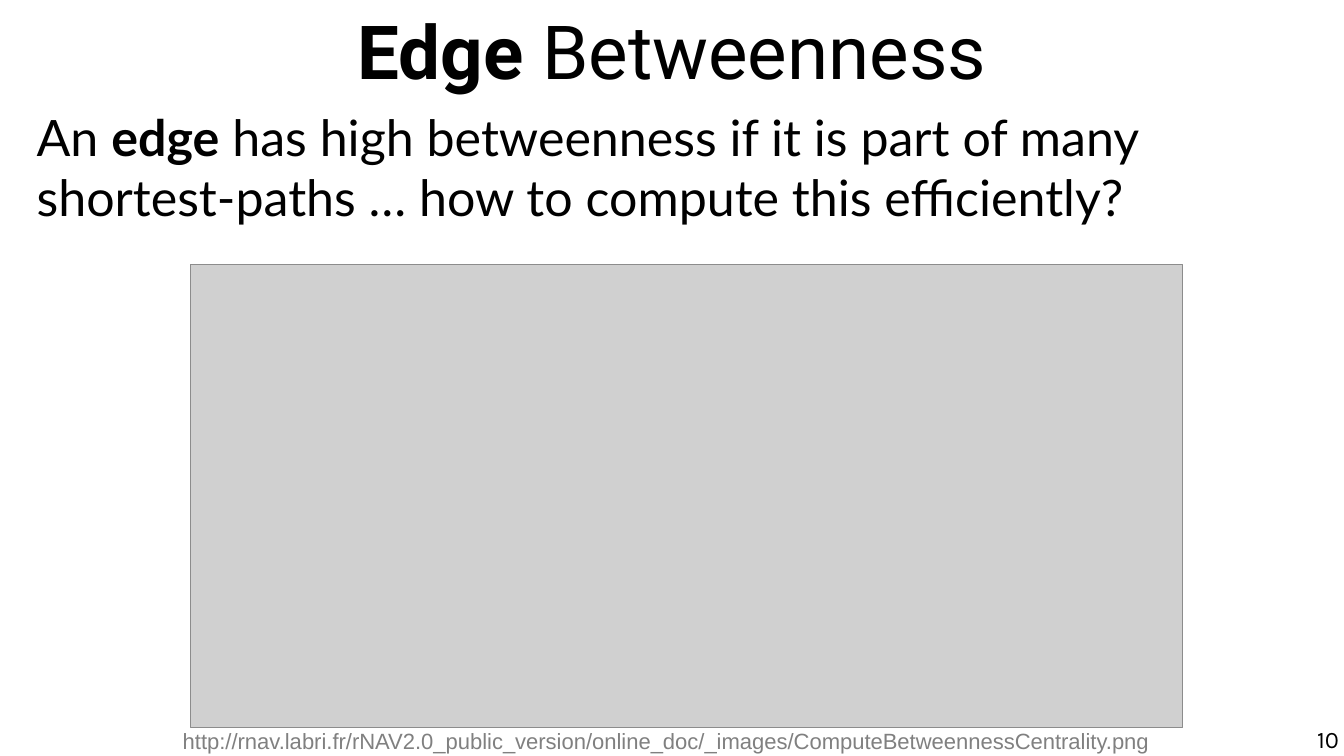
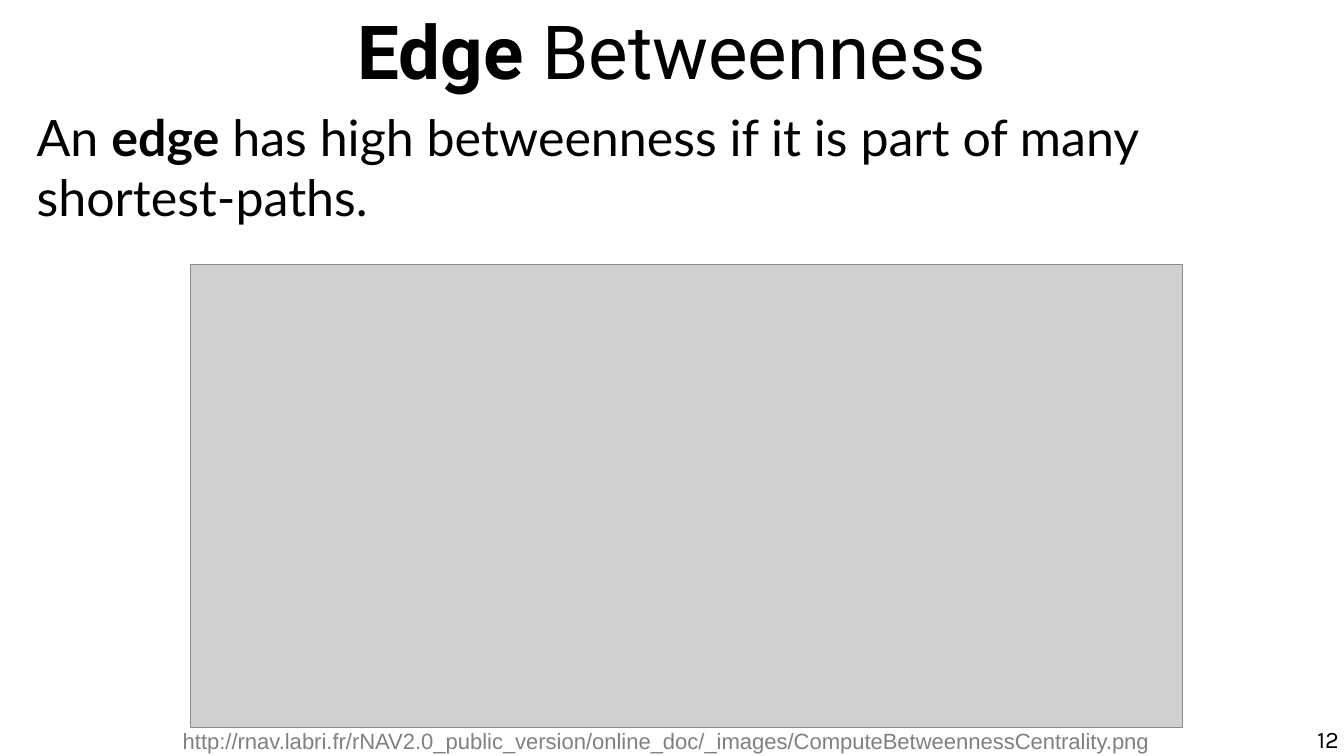
Before and after one commit to chatox/networks-science-course, a slide deck: slide 12 of theory/odp/tt07-betweenness.odp (slide 10 before the commit). Drawn at 1344x756 pixels with LibreOffice and Linux fonts; fonts in the diff are those of the drawing; grey boxes stand for pictures. Boxes give left, top, right and bottom in pixels: in the first picture for what was removed or moved away, otherwise in the second. Text is boxed around its words. In the diff, an @@ line names an element or a change of style, - is before the commit and + after.

Commit message:
Node betweenness exercise

```diff
--- a/theory/odp/tt07-betweenness.odp
+++ b/theory/odp/tt07-betweenness.odp
@@ text at box(37, 118, 1139, 225): text changed @@
-An edge has high betweenness if it is part of many shortest-paths … how to compute this efficiently?
+An edge has high betweenness if it is part of many shortest-paths.
@@ page number at box(1317, 733, 1339, 748): text changed @@
-10
+12
```
Also in this commit, not shown: 3 other slides changed, 3 slides added, 1 slide removed, 2 other files.
